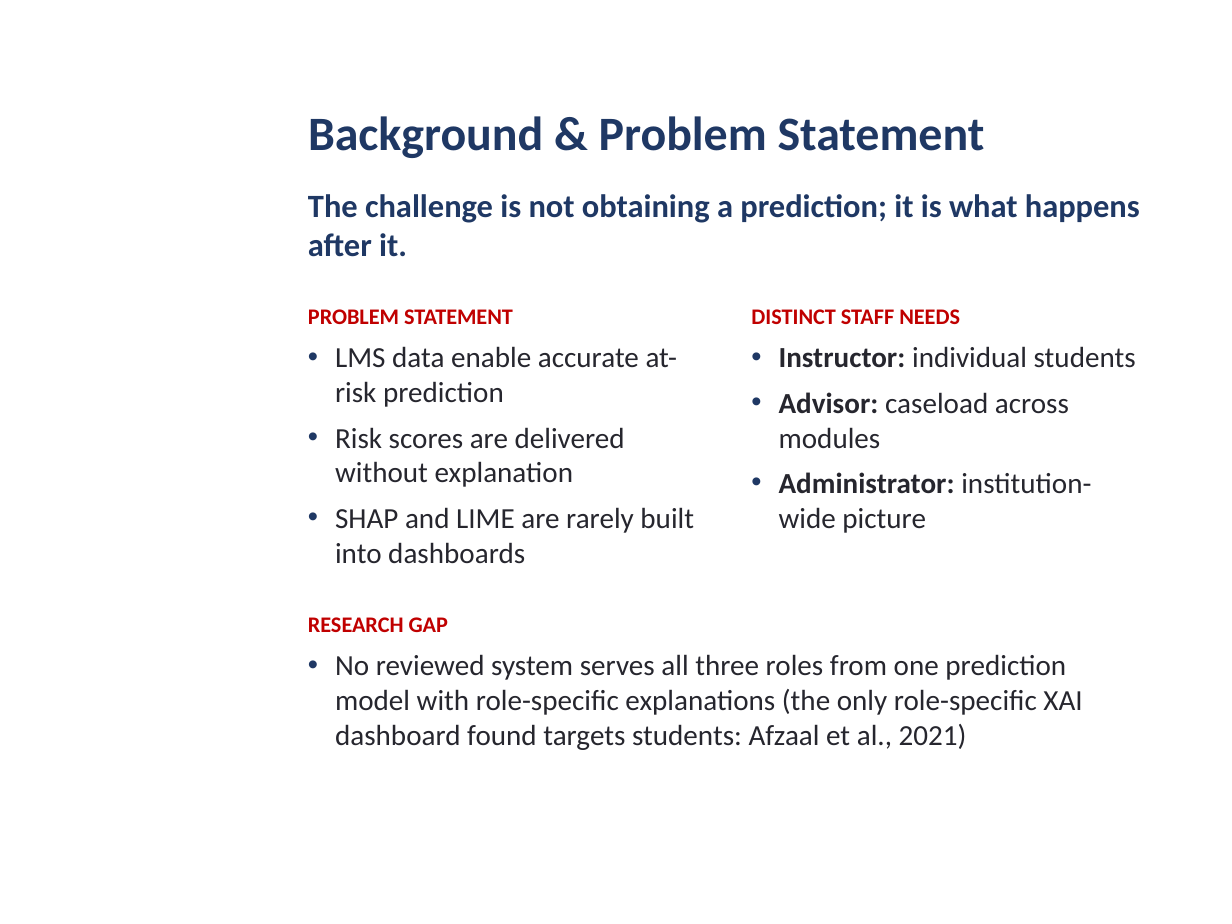
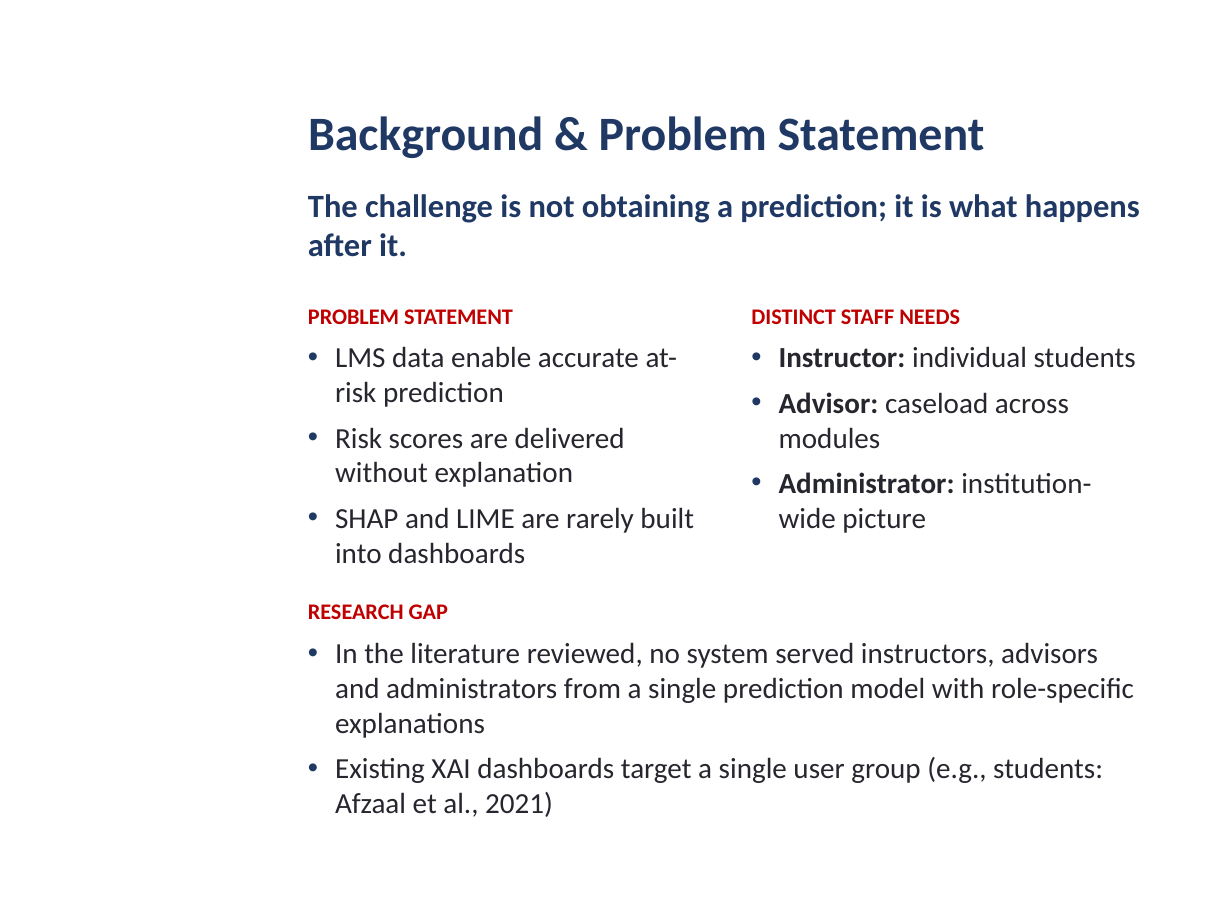
Before and after one commit to daniel-larry/python-run-result, a slide deck: slide 3 of Internal_Defense_Presentation.pptx. Drawn at 1232x924 pixels with LibreOffice and Linux fonts; fonts in the diff are those of the drawing; background and template pictures are left out. Boxes give left, top, right and bottom in pixels: in the first picture for what was removed or moved away, otherwise in the second. Text is boxed around its words. In the diff, an @@ line names an element or a change of style, - is before the commit and + after.

Commit message:
Defense deck: defensible research gap wording

```diff
--- a/Internal_Defense_Presentation.pptx
+++ b/Internal_Defense_Presentation.pptx
@@ text "RESEARCH GAP" moved from (x1=308, y1=617, x2=1082, y2=750) to (x1=308, y1=604, x2=1134, y2=817) @@
@@ text at (x1=335, y1=642, x2=1134, y2=817): text changed @@
-• No reviewed system serves all three roles from one prediction model with role-specific explanations (the only role-specific XAI dashboard found targets students: Afzaal et al., 2021)
+• In the literature reviewed, no system served instructors, advisors and administrators from a single prediction model with role-specific explanations
+• Existing XAI dashboards target a single user group (e.g., students: Afzaal et al., 2021)
```
